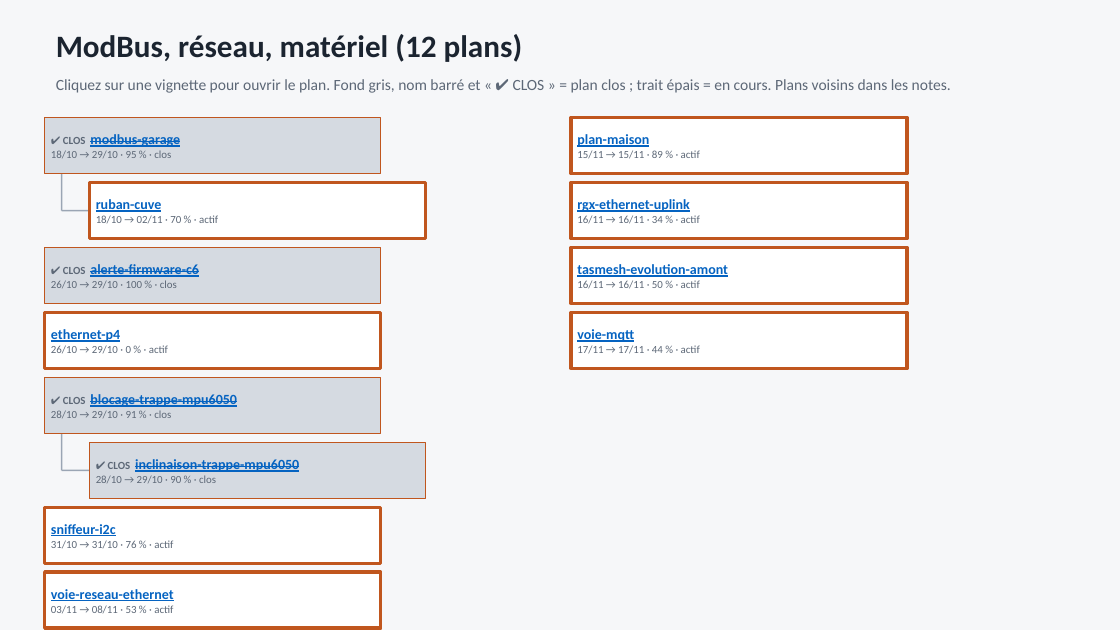
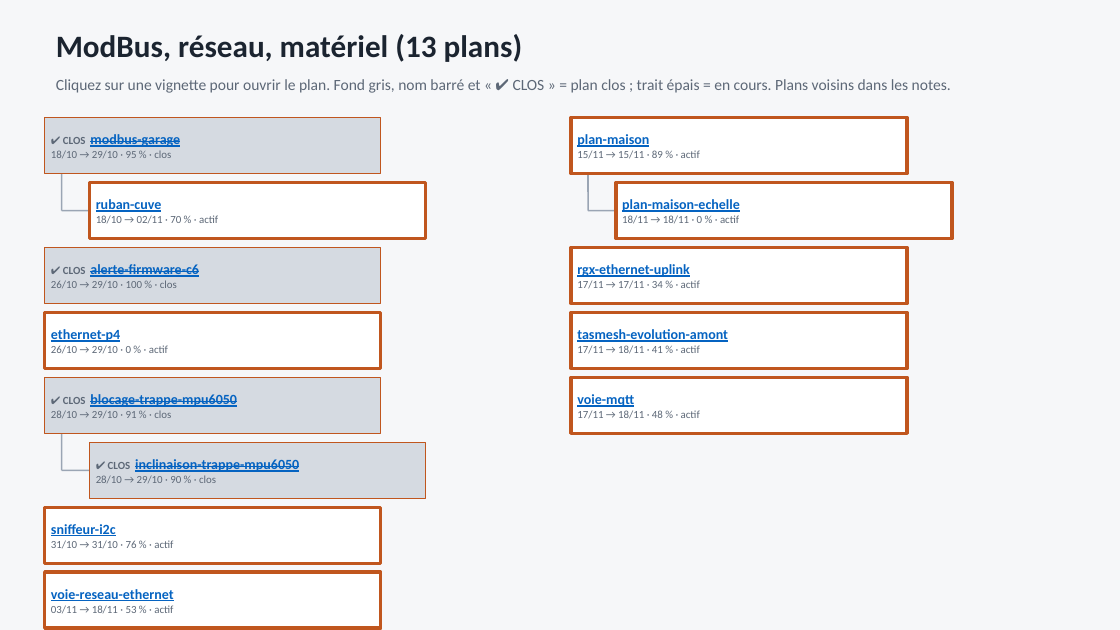
Before and after one commit to fdaubercy/Tasmota, a slide deck: slide 4 of outils_docs/organigramme_plans/organigramme-plans.pptx. Drawn at 1120x630 pixels with LibreOffice and Linux fonts; fonts in the diff are those of the drawing. Boxes give left, top, right and bottom in pixels: in the first picture for what was removed or moved away, otherwise in the second. Text is boxed around its words. In the diff, an @@ line names an element or a change of style, - is before the commit and + after.

Commit message:
feat(organigramme): bandeau de progression globale des plans
Page Organigramme des plans : pourcentage global (etapes cochees sur etapes
totales de tous les plans), barre segmentee par famille (largeur proportionnelle
au nombre d'etapes, remplissage = avancement), legende triee, et mini-barre
avec pourcentage dans chaque carte de famille. Calcul fait cote page d'apres
plans.json, donc a jour a chaque regeneration. Une famille inconnue est ignoree
au lieu de vider la page. Fichiers generes regeneres.

```diff
--- a/outils_docs/organigramme_plans/organigramme-plans.pptx
+++ b/outils_docs/organigramme_plans/organigramme-plans.pptx
@@ text at [56, 34, 523, 62]: text changed @@
-ModBus, réseau, matériel (12 plans)
+ModBus, réseau, matériel (13 plans)
@@ line added from (588, 174) to (588, 211), #9AA5B4 1 pt @@
@@ rectangle added at [616, 183, 952, 239], fill #FFFFFF, outline #C0561E 2.25 pt, 7 pt, text #5D6877 @@
+plan-maison-echelle
+18/11 → 18/11 · 0 % · actif
@@ line added from (588, 211) to (616, 211), #9AA5B4 1 pt @@
@@ text in rectangle at [577, 280, 700, 289]: text changed @@
-16/11 → 16/11 · 34 % · actif
+17/11 → 17/11 · 34 % · actif
@@ 3 rectangles: place and size @@
-3 rectangles at [571, 183, 907, 368]
+3 rectangles at [571, 248, 907, 433]
@@ text in rectangle at [577, 345, 700, 354]: text changed @@
-16/11 → 16/11 · 50 % · actif
+17/11 → 18/11 · 41 % · actif
@@ text in rectangle at [577, 410, 700, 419]: text changed @@
-17/11 → 17/11 · 44 % · actif
+17/11 → 18/11 · 48 % · actif
@@ text in rectangle at [51, 605, 173, 613]: text changed @@
-03/11 → 08/11 · 53 % · actif
+03/11 → 18/11 · 53 % · actif
```
Also in this commit, not shown: 2 other slides changed, 3 other files.
